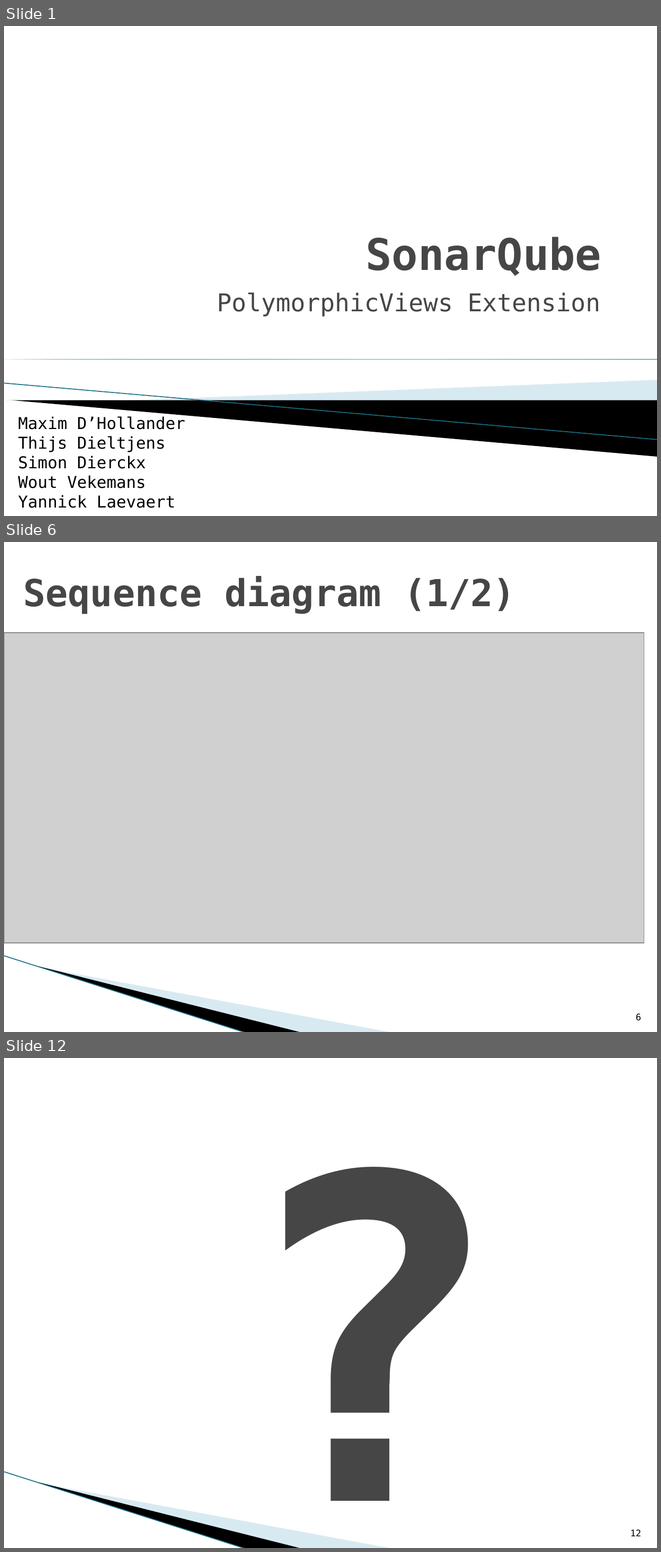
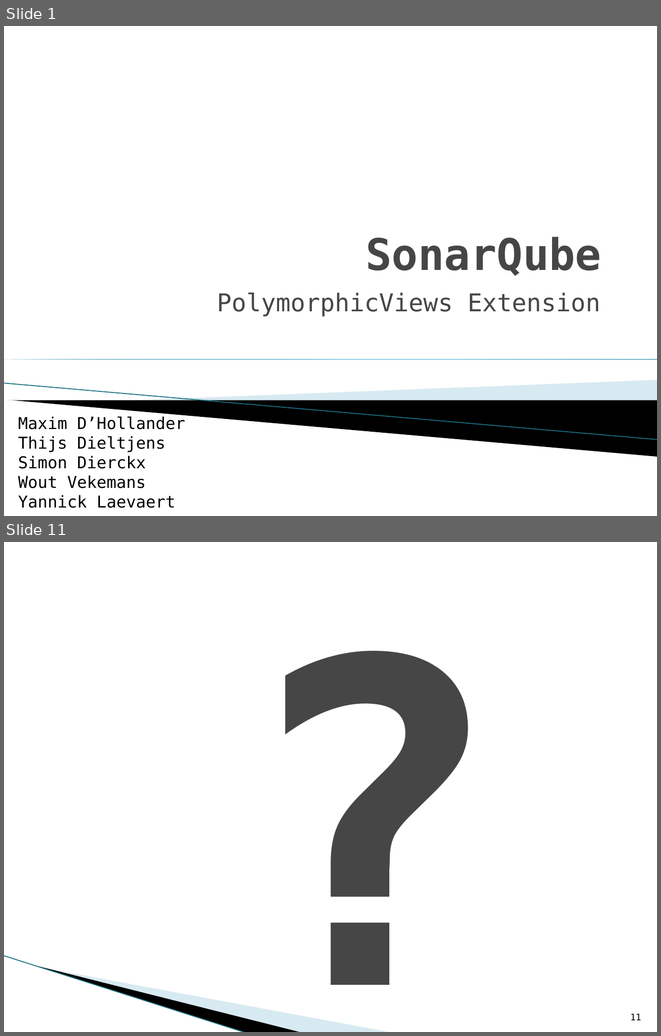
Before and after one commit to WoutV/OSS_1415, a slide deck: Presentatie/iteratie2.pptx. Shown one above the other, each under a label of ours: slides 1, 6 and 12 before the commit, slides 1 and 11 after it; the slides between them are not shown. The pictures are 661x1552 and 661x1036 pixels, drawn with LibreOffice and Linux fonts; fonts in the diff are those of the drawing; grey boxes stand for pictures; background and template pictures are left out. Boxes give left, top, right and bottom in pixels: in the first picture for what was removed or moved away, otherwise in the second. Text is boxed around its words. In the diff, an @@ line names an element or a change of style, - is before the commit and + after.

```diff
--- a/Presentatie/iteratie2.pptx
+++ b/Presentatie/iteratie2.pptx
@@ slide 6 removed at [4, 542, 657, 1032], background #FFFFFF; not listed: 3 template elements that a slide beside it also shows @@
@@ title removed at [23, 576, 515, 614] @@
-Sequence diagram (1/2)
@@ picture removed at [4, 633, 644, 943] @@
@@ page number removed at [636, 1013, 641, 1021] @@
-6
@@ what was slide 12 is now slide 11 @@
@@ page number at [630, 1013, 642, 1020]: text changed @@
-12
+11
```
Also in this commit, not shown: 5 slides changed, 7 slides added, 4 other slides removed.
